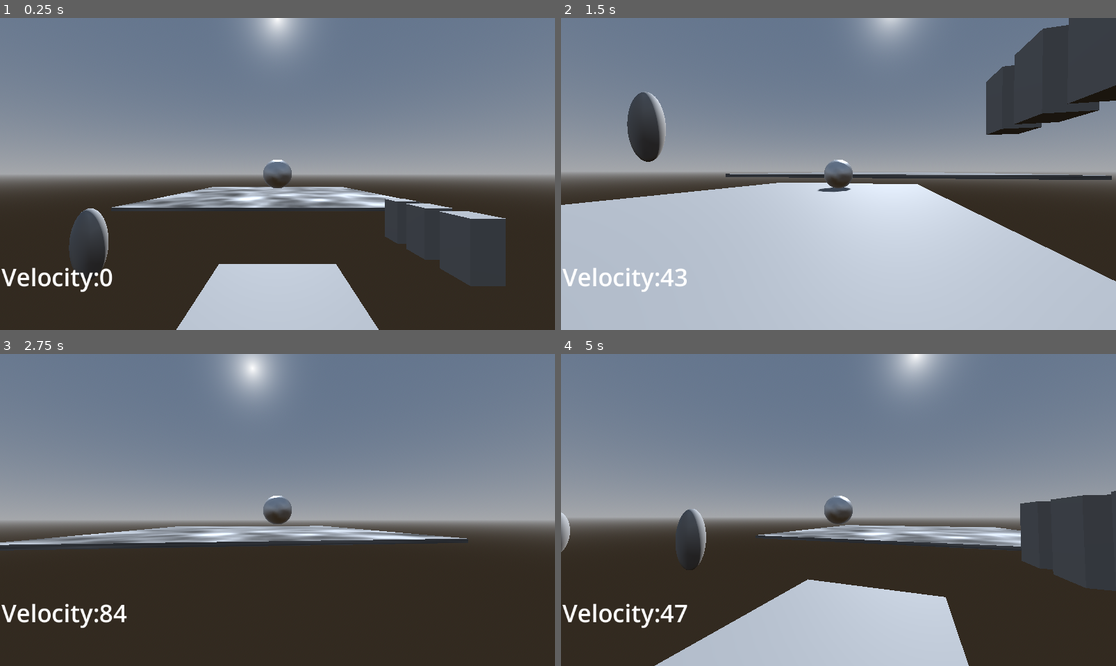
Above: before the commit, frames 1-4 (two rows, left to right).
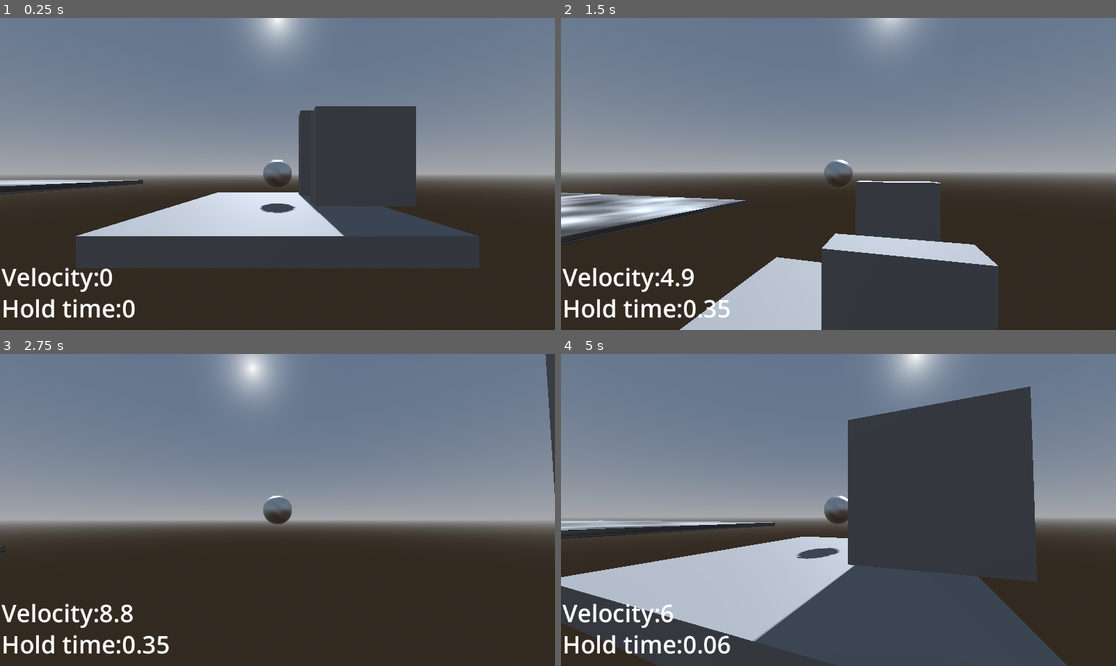
Above: after the commit, the same moments.

Repository: kylekrause3/godotballgame
Game: Godot game, scene res://Levels/Scene 1.tscn
Two runs of this game, one before a commit and one after it. Both use one fixed random seed, a clock stepped at 60 frames per second and the inputs below.
Inputs (mouse positions are in pixels of both pictures, inside the frame that each line leads up to):
- Up to frame 1 (0.25 s): no input
- Up to frame 2 (1.5 s): tap Enter at 0.5 s; move the mouse to (866, 174) at 0.52 s; hold Space (jump) 0.53-1.28 s; hold W (up) from 0.53 s (still down); click (866, 174) at 0.67 s; move the mouse to (810, 174) at 1.27 s; tap Space (jump) at 1.35 s
- Up to frame 3 (2.75 s): keep holding W (up); tap Space (jump) at 1.52, 1.82 s; move the mouse to (288, 503) at 2.02 s; hold Space (jump) from 2.03 s (still down)
- Up to frame 4 (5 s): keep holding W (up); move the mouse to (832, 516) at 2.77 s; release Space (jump) at 2.78 s; tap Space (jump) at 2.85, 3.02, 3.32, 4.35, 4.52, 4.82 s; click (832, 516) at 2.92 s; move the mouse to (877, 513) at 3.52 s; hold Space (jump) 3.53-4.28 s; tap R (reset) at 4.15 s; move the mouse to (794, 506) at 4.27 s

The runs differ from the first frame. In frame 1, 28% of the frame differs, in the area x 0-92%, y 28-100%; in frame 2, 43%; in frame 3, 4.1%; in frame 4, 48%, in the area x 0-100%, y 10-100%.

Commit message:
switch to godot 4.2, added variable jump height based on hold time

Diff:
--- a/Levels/Scene 1.tscn
+++ b/Levels/Scene 1.tscn
@@ -44,30 +44,57 @@
 [node name="CollisionShape3D" type="CollisionShape3D" parent="World/CSGBox3D/StaticBody3D"]
 shape = SubResource("BoxShape3D_tf7e4")
 
-[node name="PlayerSpawn" type="Node3D" parent="World" node_paths=PackedStringArray("player")]
+[node name="camera raycast" type="Node" parent="World"]
+
+[node name="SPAWN_camray" type="Node3D" parent="World/camera raycast" node_paths=PackedStringArray("player")]
 transform = Transform3D(1, 0, 0, 0, 1, 0, 0, 0, 1, -0.222493, 10.7624, 96.7244)
+visible = false
 script = ExtResource("2_lsye4")
-player = NodePath("../../Player")
+player = NodePath("../../../Player")
 
-[node name="CSGBox3D2" type="CSGBox3D" parent="World"]
+[node name="CSGBox3D2" type="CSGBox3D" parent="World/camera raycast"]
 transform = Transform3D(1, 0, 0, 0, 1, 0, 0, 0, 1, -0.222493, -0.273957, 96.7244)
 use_collision = true
 collision_mask = 0
 size = Vector3(13.3824, 1, 18.4023)
 
-[node name="CSGBox3D5" type="CSGBox3D" parent="World"]
+[node name="CSGBox3D3" type="CSGBox3D" parent="World/camera raycast"]
+transform = Transform3D(1, 0, 0, 0, 1, 0, 0, 0, 1, 9.5489, -0.273957, 76.9482)
+use_collision = true
+collision_mask = 0
+size = Vector3(6.12235, 1, 5.50475)
+
+[node name="CSGBox3D4" type="CSGBox3D" parent="World/camera raycast"]
+transform = Transform3D(1, 0, 0, 0, 1, 0, 0, 0, 1, -1.53792, -0.273957, 70.0523)
+use_collision = true
+collision_mask = 0
+size = Vector3(6.12235, 1, 5.50475)
+
+[node name="CSGBox3D8" type="CSGBox3D" parent="World/camera raycast"]
+transform = Transform3D(1, 0, 0, 0, 1, 0, 0, 0, 1, 9.62612, -0.273957, 62.5502)
+use_collision = true
+collision_mask = 0
+size = Vector3(6.12235, 1, 5.50475)
+
+[node name="CSGBox3D9" type="CSGBox3D" parent="World/camera raycast"]
+transform = Transform3D(1, 0, 0, 0, 1, 0, 0, 0, 1, 21.6303, -0.273957, 54.8671)
+use_collision = true
+collision_mask = 0
+size = Vector3(6.12235, 1, 5.50475)
+
+[node name="CSGBox3D5" type="CSGBox3D" parent="World/camera raycast"]
 transform = Transform3D(1, 0, 0, 0, 1, 0, 0, 0, 1, 11.9249, 6.00187, 90.7684)
 use_collision = true
 collision_mask = 0
 size = Vector3(2.06059, 3.88779, 2.22914)
 
-[node name="CSGBox3D6" type="CSGBox3D" parent="World"]
+[node name="CSGBox3D6" type="CSGBox3D" parent="World/camera raycast"]
 transform = Transform3D(1, 0, 0, 0, 1, 0, 0, 0, 1, 11.9249, 6.00187, 94.263)
 use_collision = true
 collision_mask = 0
 size = Vector3(2.06059, 3.88779, 2.22914)
 
-[node name="CSGSphere3D" type="CSGSphere3D" parent="World"]
+[node name="CSGSphere3D" type="CSGSphere3D" parent="World/camera raycast"]
 transform = Transform3D(1, 0, 0, 0, 1, 0, 0, 0, 1, 0.305539, 4.98863, 113.917)
 use_collision = true
 collision_mask = 0
@@ -75,7 +102,7 @@
 radial_segments = 36
 rings = 36
 
-[node name="CSGSphere3D5" type="CSGSphere3D" parent="World"]
+[node name="CSGSphere3D5" type="CSGSphere3D" parent="World/camera raycast"]
 transform = Transform3D(-0.0759707, 0, -0.99711, 0, 2.46273, 0, 0.99711, 0, -0.0759707, -15.0324, 4.98863, 94.6897)
 use_collision = true
 collision_mask = 0
@@ -83,7 +110,7 @@
 radial_segments = 36
 rings = 36
 
-[node name="CSGSphere3D6" type="CSGSphere3D" parent="World"]
+[node name="CSGSphere3D6" type="CSGSphere3D" parent="World/camera raycast"]
 transform = Transform3D(-0.0759707, 0, -0.99711, 0, 2.46273, 0, 0.99711, 0, -0.0759707, -25.8086, 4.98863, 102.303)
 use_collision = true
 collision_mask = 0
@@ -91,7 +118,7 @@
 radial_segments = 36
 rings = 36
 
-[node name="CSGSphere3D7" type="CSGSphere3D" parent="World"]
+[node name="CSGSphere3D7" type="CSGSphere3D" parent="World/camera raycast"]
 transform = Transform3D(-0.0759707, 0, -0.99711, 0, 2.46273, 0, 0.99711, 0, -0.0759707, -39.3155, 4.98863, 96.058)
 use_collision = true
 collision_mask = 0
@@ -99,11 +126,54 @@
 radial_segments = 36
 rings = 36
 
-[node name="CSGBox3D7" type="CSGBox3D" parent="World"]
+[node name="CSGBox3D7" type="CSGBox3D" parent="World/camera raycast"]
 transform = Transform3D(1, 0, 0, 0, 1, 0, 0, 0, 1, 11.9249, 6.00187, 97.8878)
 use_collision = true
 collision_mask = 0
 size = Vector3(2.06059, 3.88779, 2.22914)
+
+[node name="jump height" type="Node" parent="World"]
+
+[node name="SPAWN_jump" type="Node3D" parent="World/jump height" node_paths=PackedStringArray("player")]
+transform = Transform3D(1, 0, 0, 0, 1, 0, 0, 0, 1, 84.225, 2.28544, -12.1551)
+script = ExtResource("2_lsye4")
+player = NodePath("../../../Player")
+
+[node name="CSGBox3D10" type="CSGBox3D" parent="World/jump height"]
+transform = Transform3D(1, 0, 0, 0, 1, 0, 0, 0, 1, 56.4672, -0.273957, 9.77019)
+use_collision = true
+collision_mask = 0
+size = Vector3(6.12235, 1, 5.50475)
+
+[node name="CSGBox3D11" type="CSGBox3D" parent="World/jump height"]
+transform = Transform3D(1, 0, 0, 0, 1, 0, 0, 0, 1, 65.6561, -0.273957, 9.90042)
+use_collision = true
+collision_mask = 0
+size = Vector3(6.12235, 1, 5.50475)
+
+[node name="CSGBox3D12" type="CSGBox3D" parent="World/jump height"]
+transform = Transform3D(1, 0, 0, 0, 1, 0, 0, 0, 1, 74.2897, -0.273957, 1.53416)
+use_collision = true
+collision_mask = 0
+size = Vector3(6.12235, 1, 5.50475)
+
+[node name="CSGBox3D13" type="CSGBox3D" parent="World/jump height"]
+transform = Transform3D(1, 0, 0, 0, 1, 0, 0, 0, 1, 84.225, -0.402211, -12.1551)
+use_collision = true
+collision_mask = 0
+size = Vector3(12.6118, 1, 15.3069)
+
+[node name="CSGBox3D15" type="CSGBox3D" parent="World/jump height"]
+transform = Transform3D(0.9, 0, 0, 0, 0.9, 0, 0, 0, 0.9, 89, 3.50256, -17.2)
+use_collision = true
+collision_mask = 0
+size = Vector3(6, 9.32764, 2)
+
+[node name="shortest" type="CSGBox3D" parent="World/jump height"]
+transform = Transform3D(0.9, 0, 0, 0, 0.9, 0, 0, 0, 0.9, 89, 3, -10)
+use_collision = true
+collision_mask = 0
+size = Vector3(6, 6, 2)
 
 [node name="Player" parent="." instance=ExtResource("3_4brdu")]
 transform = Transform3D(1, 0, 0, 0, 1, 0, 0, 0, 1, 0, 3, 0)
--- a/player.tscn
+++ b/player.tscn
@@ -11,8 +11,9 @@
 
 [node name="Player" type="Node3D"]
 
-[node name="RBPlayer" parent="." node_paths=PackedStringArray("text_label") instance=ExtResource("1_at6da")]
-text_label = NodePath("../UI Velocity")
+[node name="RBPlayer" parent="." node_paths=PackedStringArray("velocity_label", "jumptime_label") instance=ExtResource("1_at6da")]
+velocity_label = NodePath("../Velocity")
+jumptime_label = NodePath("../jumptime")
 
 [node name="Camera3D" type="Camera3D" parent="." node_paths=PackedStringArray("target", "raycast")]
 transform = Transform3D(0.71934, -0.220418, 0.658761, 0, 0.948324, 0.317305, -0.694658, -0.22825, 0.682167, 0, 3, 7)
@@ -35,7 +36,7 @@
 [node name="GroundCollider" type="CollisionShape3D" parent="GroundCheck"]
 shape = SubResource("BoxShape3D_rccep")
 
-[node name="UI Velocity" type="Label" parent="."]
+[node name="Velocity" type="Label" parent="."]
 anchors_preset = -1
 anchor_left = 0.003
 anchor_top = 0.775
@@ -51,5 +52,21 @@
 horizontal_alignment = 2
 vertical_alignment = 1
 
+[node name="jumptime" type="Label" parent="."]
+anchors_preset = -1
+anchor_left = 0.003
+anchor_top = 0.775
+anchor_right = 0.12
+anchor_bottom = 0.886
+offset_left = -0.456
+offset_top = 64.8
+offset_right = -0.240005
+offset_bottom = 64.872
+grow_vertical = 2
+text = "000"
+label_settings = SubResource("LabelSettings_7d5wp")
+horizontal_alignment = 2
+vertical_alignment = 1
+
 [connection signal="body_entered" from="GroundCheck" to="GroundCheck" method="_on_body_entered"]
 [connection signal="body_exited" from="GroundCheck" to="GroundCheck" method="_on_body_exited"]
--- a/player_movement.gd
+++ b/player_movement.gd
@@ -8,7 +8,8 @@
 @export var max_velocity : float = 50
 @export var jump_velocity : float = 10.0
 @export var sprint_speed : float = 35
-@export var text_label : Label
+@export var velocity_label : Label
+@export var jumptime_label : Label
 
 var local_rotation : float = 0
 
@@ -24,13 +25,17 @@
 
 var spawn : Vector3 = Vector3(0, 2, 0)
 
+var jump_held : bool = false
+var jump_held_time : float = 0
+var jump_held_max_secs : float = 0.35
+var display_jumptime : float = 0
 
 func _ready():
 	pass
 
-func _physics_process(_delta):
+func _physics_process(delta):
 	var xz_velocity : float = abs(linear_velocity.x) + abs(linear_velocity.z) /2
-	var dir = Vector3()
+	var dir : Vector3 = Vector3()
 	#movement input
 	move_input = Input.get_vector("left","right","down","up")
 	dir += move_input.x * Vector3.RIGHT
@@ -50,9 +55,24 @@
 	if Input.is_action_just_pressed("jump") and is_on_floor:
 		is_on_floor = false
 		apply_central_impulse(Vector3.UP * jump_velocity)
+		jump_held = true # toggle jump held (higher jump for longer hold)
 
-	var display_velocity : String = "Velocity:\t" + str(int(xz_velocity * 10))
-	text_label.text = display_velocity
+	# longer jumps if jump key is pressed and held
+	if jump_held and Input.is_action_pressed("jump"):
+		jump_held_time += delta
+		if jump_held_time < jump_held_max_secs:
+			apply_central_impulse(Vector3.UP * jump_velocity * delta)
+			display_jumptime = jump_held_time
+		else:
+			display_jumptime = jump_held_max_secs
+	else:
+		jump_held = false
+		jump_held_time = 0
+
+
+	var display_velocity : String = "Velocity:\t" + str(int(xz_velocity * 10) / 10.0)
+	velocity_label.text = display_velocity
+	jumptime_label.text = "Hold time:\t" + str(int(display_jumptime * 100) / 100.0)
 
 
 func _integrate_forces(state):
--- a/project.godot
+++ b/project.godot
@@ -12,7 +12,7 @@
 
 config/name="Ball Game"
 run/main_scene="res://Levels/Scene 1.tscn"
-config/features=PackedStringArray("4.1", "Forward Plus")
+config/features=PackedStringArray("4.2", "Forward Plus")
 config/icon="res://icon.svg"
 
 [display]
